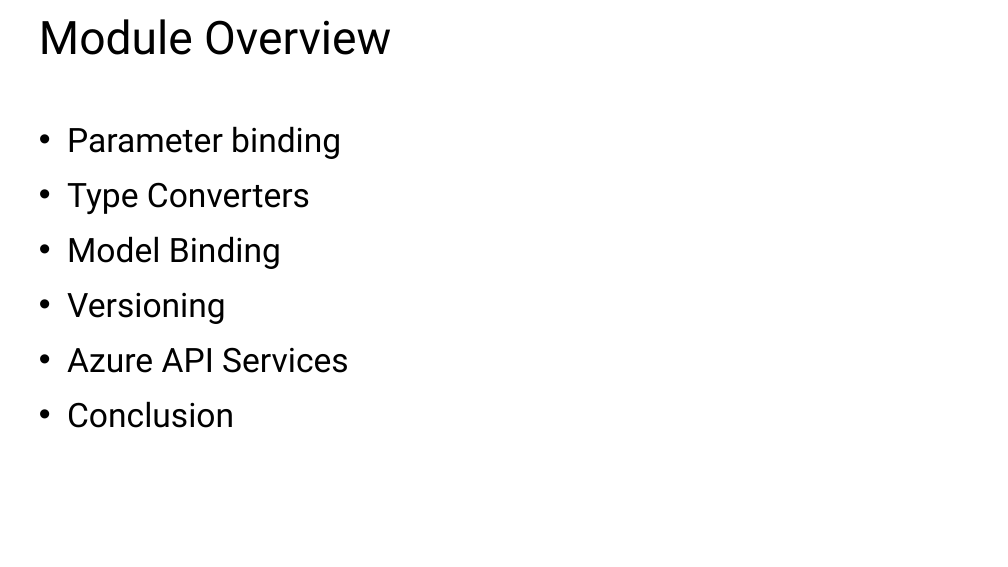
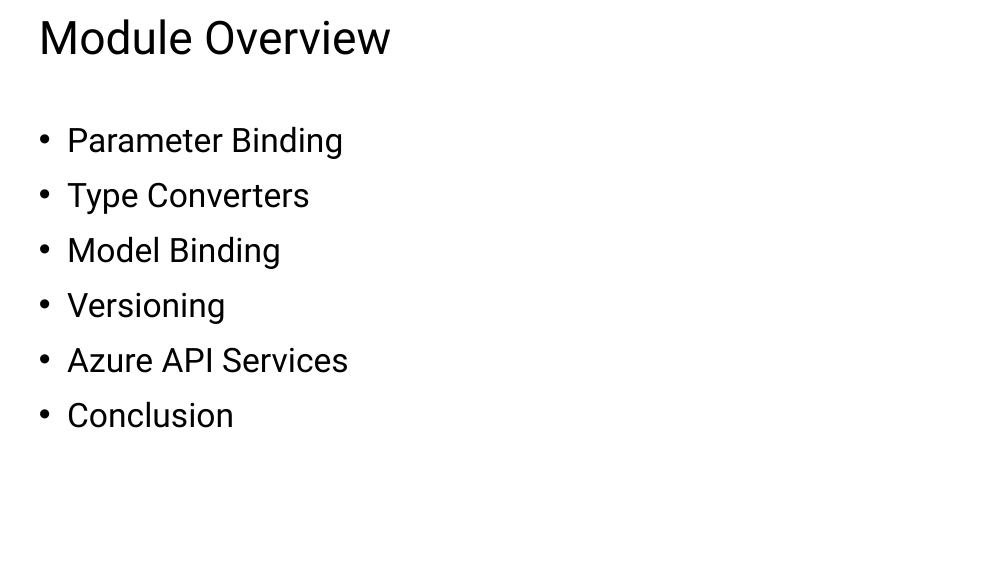
Before and after one commit to HydAu/GeekTrainer_WebAPI, a slide deck: slide 2 of Slides/Module 6 - Web API Advanced Design.pptx. Drawn at 1008x567 pixels with LibreOffice and Linux fonts; fonts in the diff are those of the drawing. Boxes give left, top, right and bottom in pixels: in the first picture for what was removed or moved away, otherwise in the second. Text is boxed around its words. In the diff, an @@ line names an element or a change of style, - is before the commit and + after.

```diff
--- a/Slides/Module 6 - Web API Advanced Design.pptx
+++ b/Slides/Module 6 - Web API Advanced Design.pptx
@@ text at box(67, 126, 343, 159): text changed @@
-• Parameter binding
+• Parameter Binding
```
Also in this commit, not shown: 2 other slides changed.
